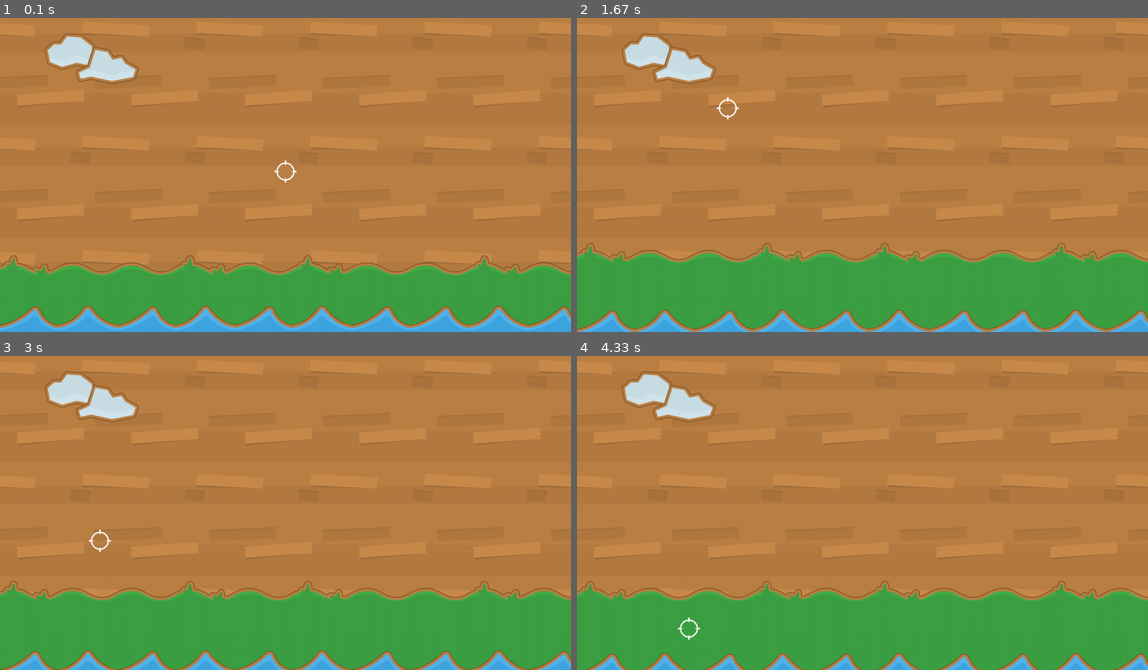
Above: before the commit, frames 1-4 (two rows, left to right).
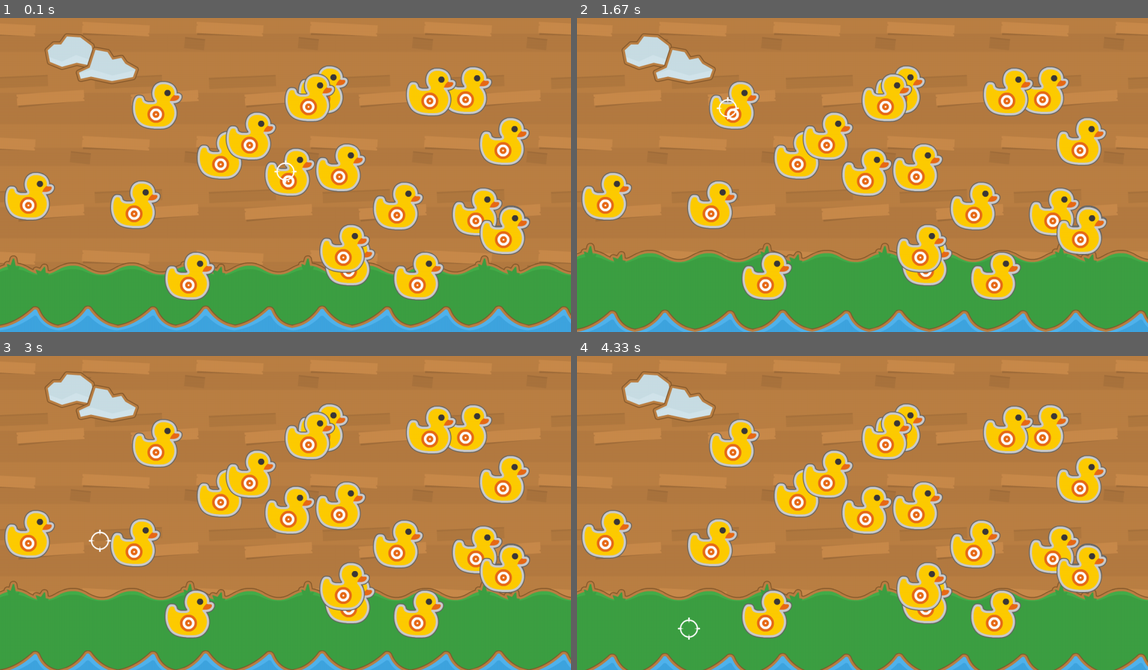
Above: after the commit, the same moments.

Repository: rodneygauna/learn-pygame
Game: pygame game, started from duck_shooter/duck_shooter.py
Two runs of this game, one before a commit and one after it. Both use one fixed random seed, a clock stepped at 60 frames per second and the inputs below.
Inputs (mouse positions are in pixels of both pictures, inside the frame that each line leads up to):
- Up to frame 1 (0.1 s): no input
- Up to frame 2 (1.67 s): click (1045, 162) at 0.38 s; click (919, 244) at 0.72 s; click (1073, 284) at 1.05 s; click (725, 109) at 1.38 s
- Up to frame 3 (3 s): click (285, 547) at 1.72 s; click (205, 443) at 2.05 s; click (485, 594) at 2.38 s; click (97, 541) at 2.72 s
- Up to frame 4 (4.33 s): click (696, 447) at 3.05 s; click (725, 566) at 3.38 s; click (1068, 582) at 3.72 s; click (691, 629) at 4.05 s

The runs differ from the first frame. In frame 1, 17% of the frame differs, in the area x 0-93%, y 15-90%; in frame 2, 17%; in frame 3, 17%; in frame 4, 17%.

Commit message:
added ducks to the scene display

Diff:
--- a/duck_shooter/duck_shooter.py
+++ b/duck_shooter/duck_shooter.py
@@ -9,6 +9,7 @@
 # -----------------------------------------------------------------------------
 import sys
 import os
+import random
 import pygame
 
 
@@ -45,12 +46,23 @@
 duck_surface = pygame.image.load(
     os.path.join("duck_shooter/assets", "duck.png"))
 
+# Land Variables
 LAND_POSITION_Y = 560
 LAND_SPEED = 1
 
+# Water Variables
 WATER_POSITION_Y = 640
 WATER_SPEED = 1.5
 
+
+# Duck Variables
+DUCK_LIST = []
+for duck in range(20):
+    duck_position_x = random.randrange(50, 1200)
+    duck_position_y = random.randrange(120, 600)
+    duck_rect = duck_surface.get_rect(
+        center=(duck_position_x, duck_position_y))
+    DUCK_LIST.append(duck_rect)
 
 # -----------------------------------------------------------------------------
 # Pygame Game Loop
@@ -79,6 +91,10 @@
         WATER_SPEED *= -1
     screen.blit(water_bg, (0, WATER_POSITION_Y))
 
+    # Duck positioning
+    for duck_rect in DUCK_LIST:
+        screen.blit(duck_surface, duck_rect)
+
     # Crosshair positioning
     screen.blit(crosshair, crosshair_rect)
 
